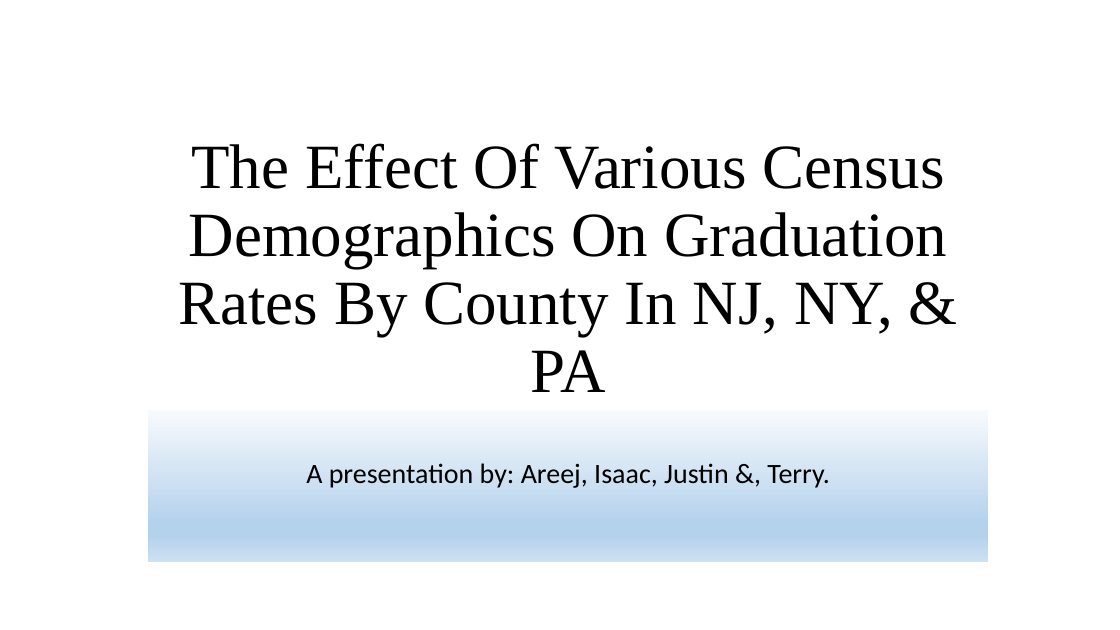
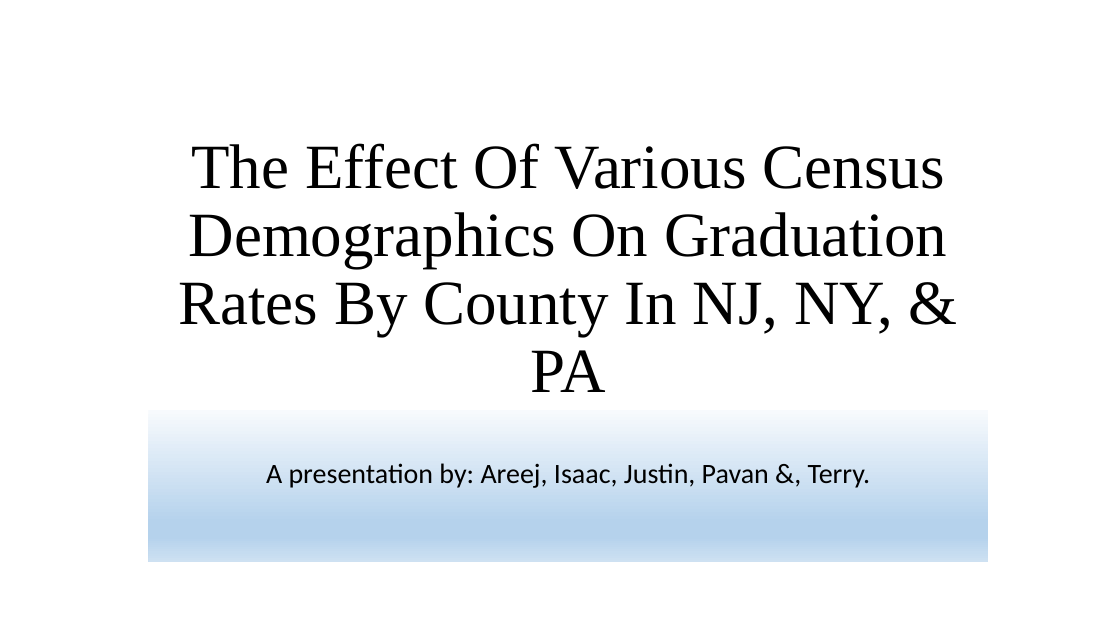
Before and after one commit to Areej32/project, a slide deck: slide 1 of The Effect Of Various Census Demographics On Graduation.pptx. Drawn at 1120x630 pixels with LibreOffice and Linux fonts; fonts in the diff are those of the drawing; background and template pictures are left out. Boxes give left, top, right and bottom in pixels: in the first picture for what was removed or moved away, otherwise in the second. Text is boxed around its words. In the diff, an @@ line names an element or a change of style, - is before the commit and + after.

Commit message:
isaac

```diff
--- a/The Effect Of Various Census Demographics On Graduation.pptx
+++ b/The Effect Of Various Census Demographics On Graduation.pptx
@@ subtitle at bbox=[266, 463, 871, 488]: text changed @@
-A presentation by: Areej, Isaac, Justin &, Terry.
+A presentation by: Areej, Isaac, Justin, Pavan &, Terry.
```
Also in this commit, not shown: 5 slides added.
